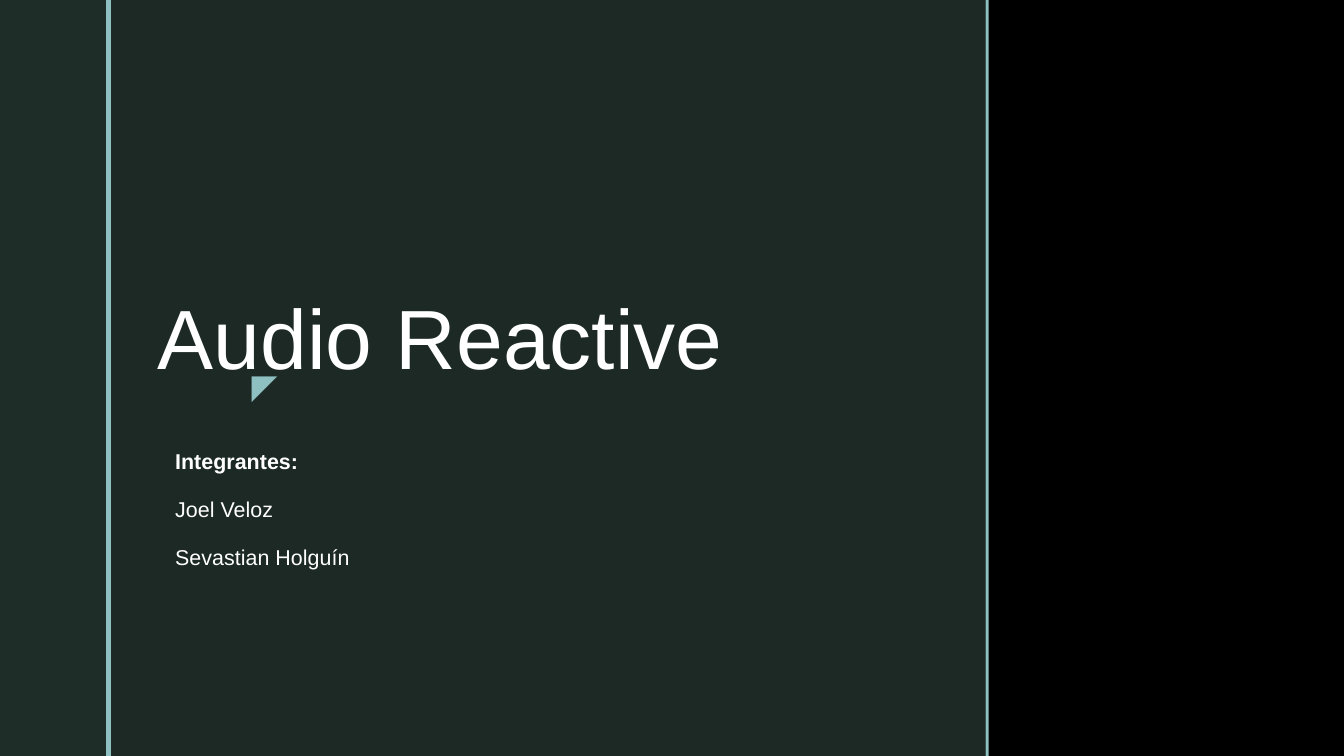
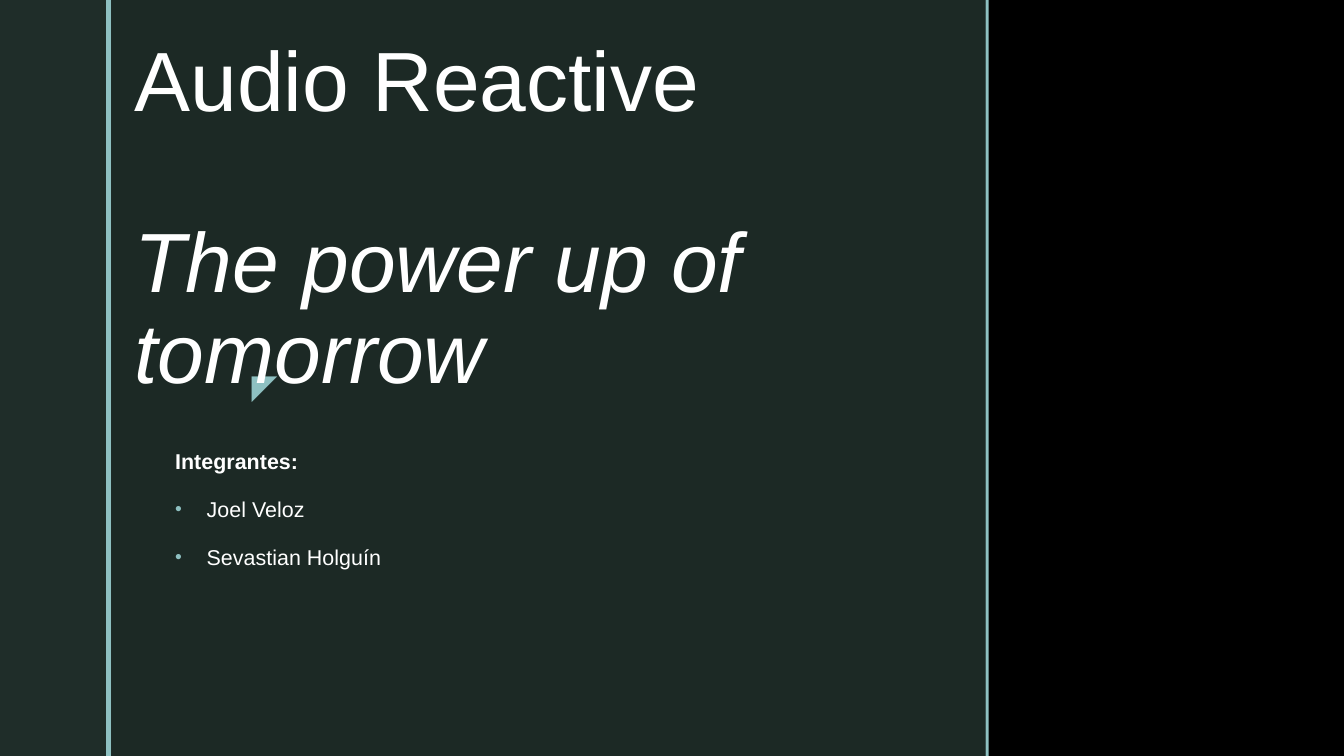
Before and after one commit to PhycomEspol/Audio-reactive, a slide deck: slide 1 of Expo.pptx. Drawn at 1344x756 pixels with LibreOffice and Linux fonts; fonts in the diff are those of the drawing; background and template pictures are left out. Boxes give left, top, right and bottom in pixels: in the first picture for what was removed or moved away, otherwise in the second. Text is boxed around its words. In the diff, an @@ line names an element or a change of style, - is before the commit and + after.

```diff
--- a/Expo.pptx
+++ b/Expo.pptx
@@ title at (135, 50, 741, 399): text changed; italic on @@
-Audio Reactive
+Audio Reactive
+The power up of tomorrow
@@ subtitle at (207, 501, 381, 570): bullet none to • @@
```
Also in this commit, not shown: 2 other slides changed, 2 slides added, 1 other file.
